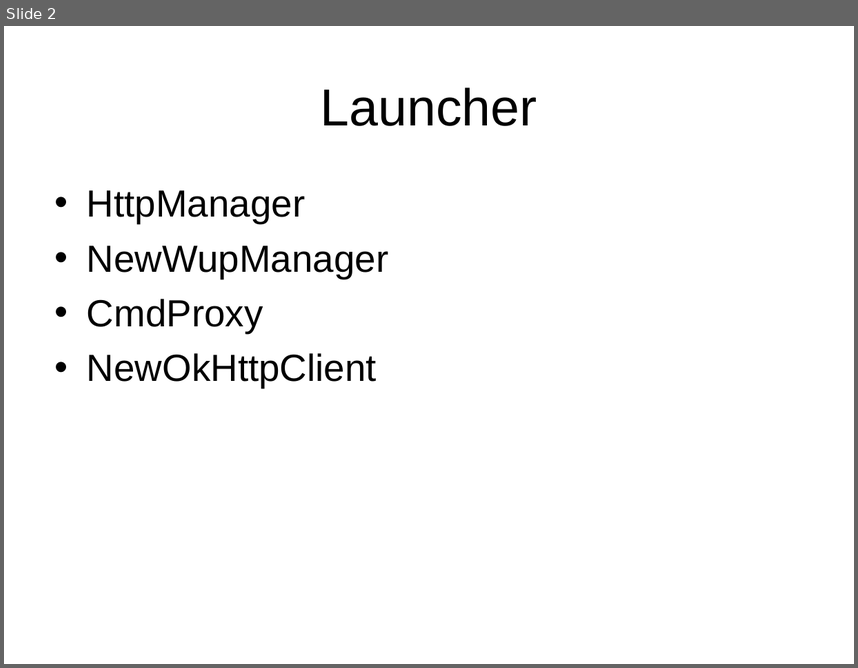
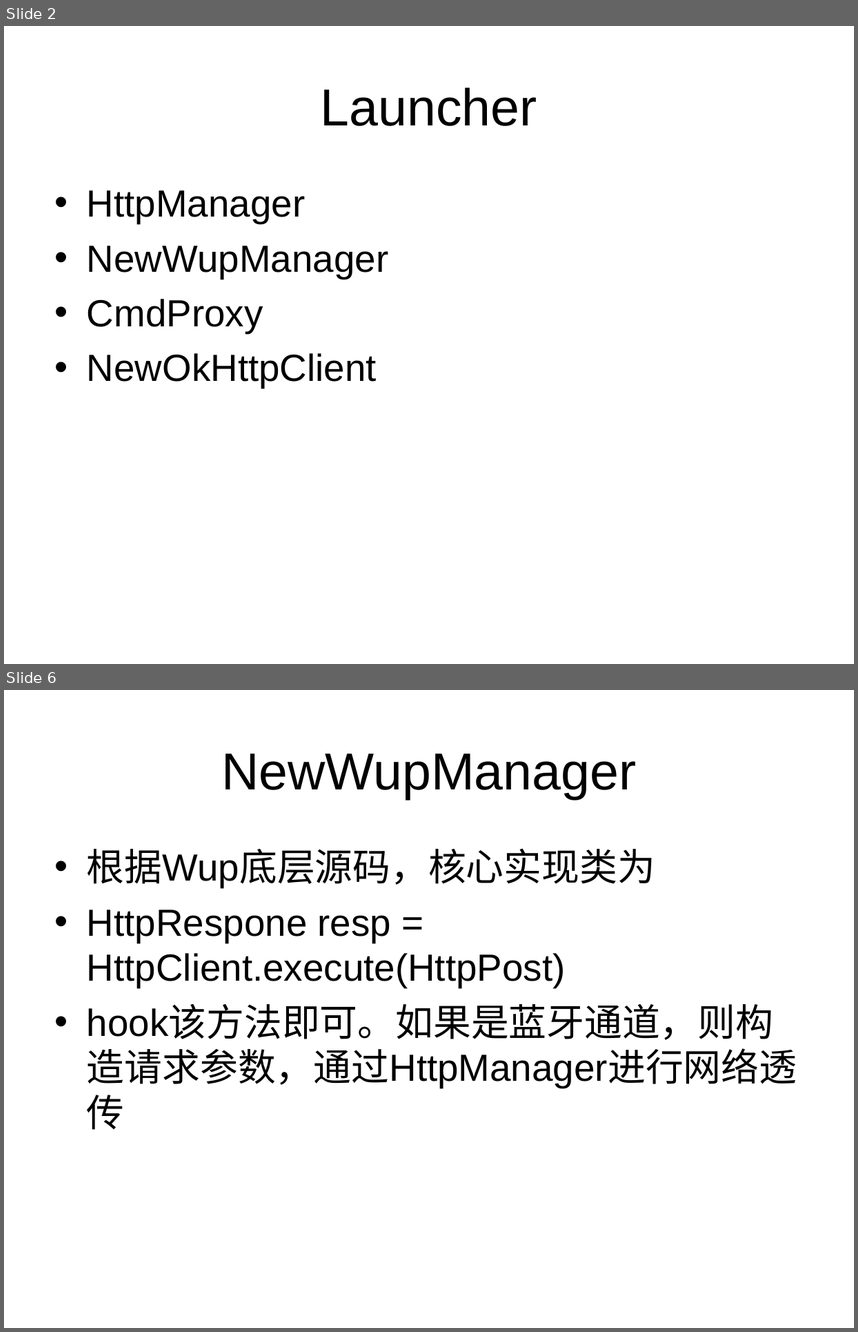
Before and after one commit to bradenwu/HttpFramework, a slide deck: doc/独立通信HttpFramework.ppt. Shown one above the other, each under a label of ours: slide 2 before the commit, slides 2 and 6 after it; the slides between them are not shown. The pictures are 858x668 and 858x1332 pixels, drawn with LibreOffice and Linux fonts; fonts in the diff are those of the drawing. Boxes give left, top, right and bottom in pixels: in the first picture for what was removed or moved away, otherwise in the second. Text is boxed around its words. In the diff, an @@ line names an element or a change of style, - is before the commit and + after.

Commit message:
update code for httpFramework

```diff
--- a/doc/独立通信HttpFramework.ppt
+++ b/doc/独立通信HttpFramework.ppt
@@ slide 6 added at (4,690,854,1328), background #FFFFFF @@
@@ title added at (221,753,636,799), 44 pt, text #000000 @@
+NewWupManager
@@ text added at (87,848,797,1089), 32 pt, text #000000 @@
+• 根据Wup底层源码，核心实现类为
+• HttpRespone resp = HttpClient.execute(HttpPost)
+• hook该方法即可。如果是蓝牙通道，则构造请求参数，通过HttpManager进行网络透传
```
Also in this commit, not shown: 8 other slides added, 5 slides removed, 2 other files.
